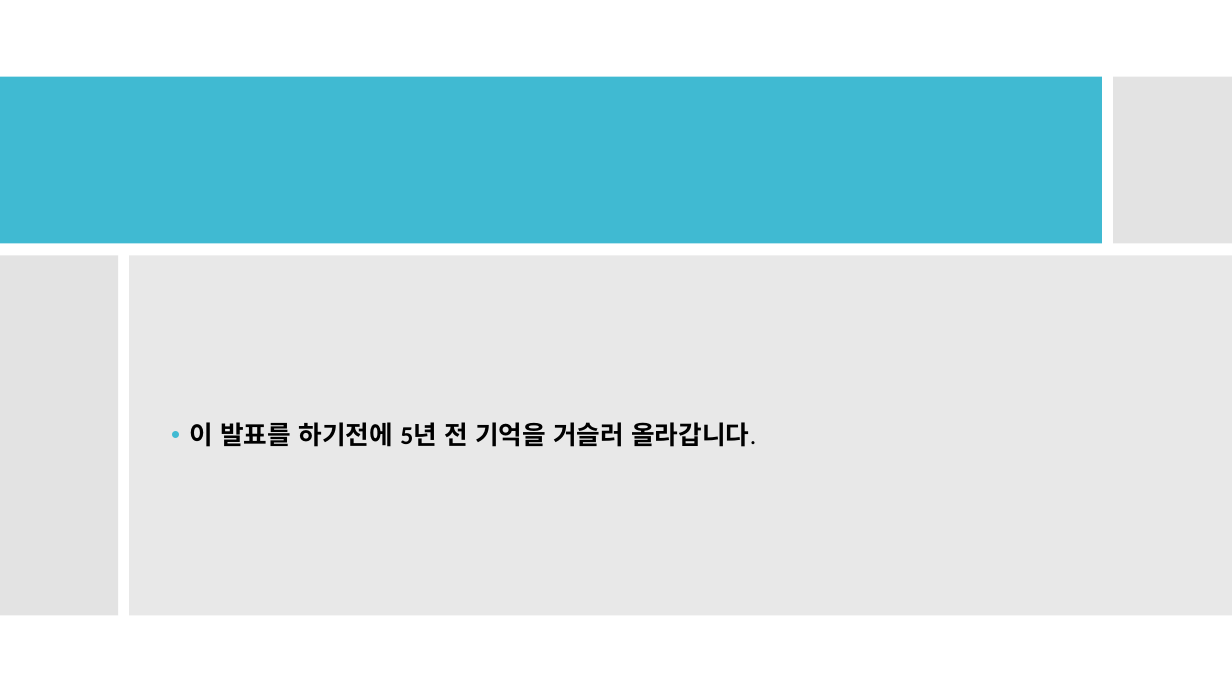
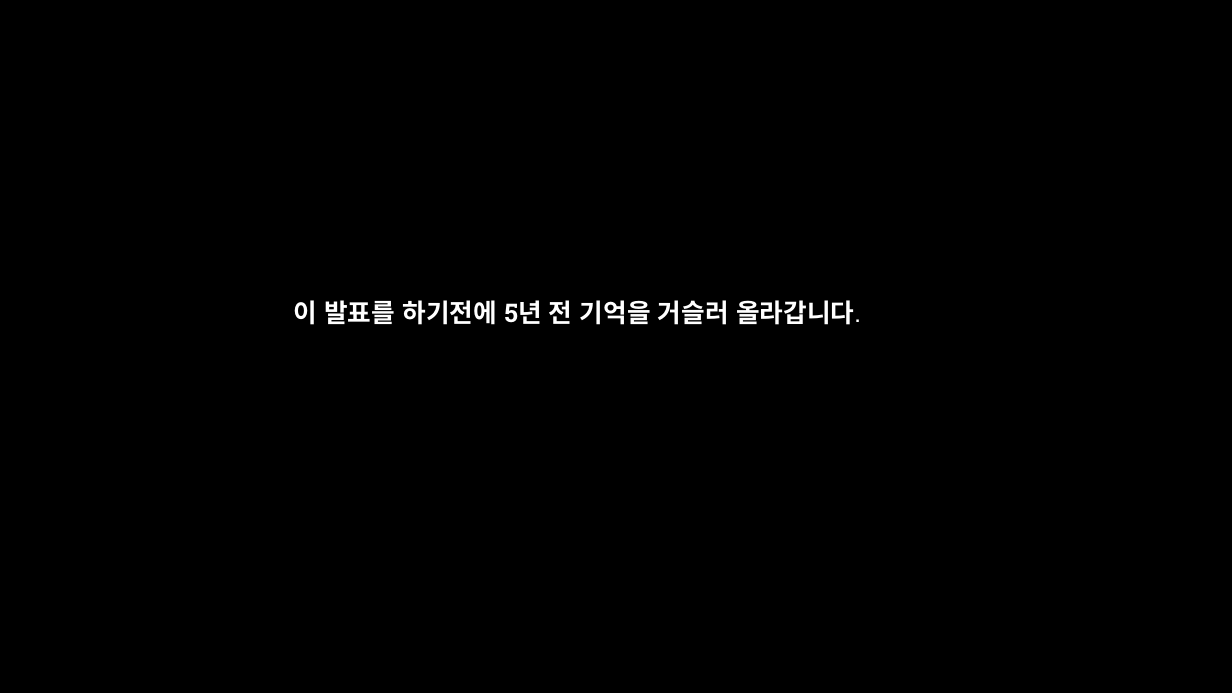
Before and after one commit to aliasgis/OSGEO, a slide deck: slide 4 of Mongodb 와 공간정보.pptx. Drawn at 1232x693 pixels with LibreOffice and Linux fonts; fonts in the diff are those of the drawing. Boxes give left, top, right and bottom in pixels: in the first picture for what was removed or moved away, otherwise in the second. Text is boxed around its words. In the diff, an @@ line names an element or a change of style, - is before the commit and + after.

```diff
--- a/Mongodb 와 공간정보.pptx
+++ b/Mongodb 와 공간정보.pptx
@@ background #FFFFFF to #000000 @@
@@ rectangle removed at [0, 0, 1232, 693] @@
@@ rectangle removed at [0, 77, 348, 616] @@
@@ rectangle removed at [0, 77, 1103, 244] @@
@@ rectangle removed at [1114, 77, 1232, 244] @@
@@ rectangle removed at [1194, 77, 1232, 616] @@
@@ rectangle removed at [0, 255, 118, 616] @@
@@ rectangle removed at [129, 255, 1232, 616] @@
@@ text "이 발표를 하기전에 5년 전 ...": place and size @@
-text "이 발표를 하기전에 5년 전 ..." at [189, 422, 756, 447]
+text "이 발표를 하기전에 5년 전 ..." at [293, 300, 861, 325]
@@ text "이 발표를 하기전에 5년 전 ..." at [293, 300, 861, 325]: font Calibri to Roboto Slab, text colour #000000 to #FFFFFF; bullet • to none; line spacing 0.9 to 1.2; less space between paragraphs; vertical alignment middle to top @@
```
Also in this commit, not shown: 3 other slides changed, 5 slides added.
